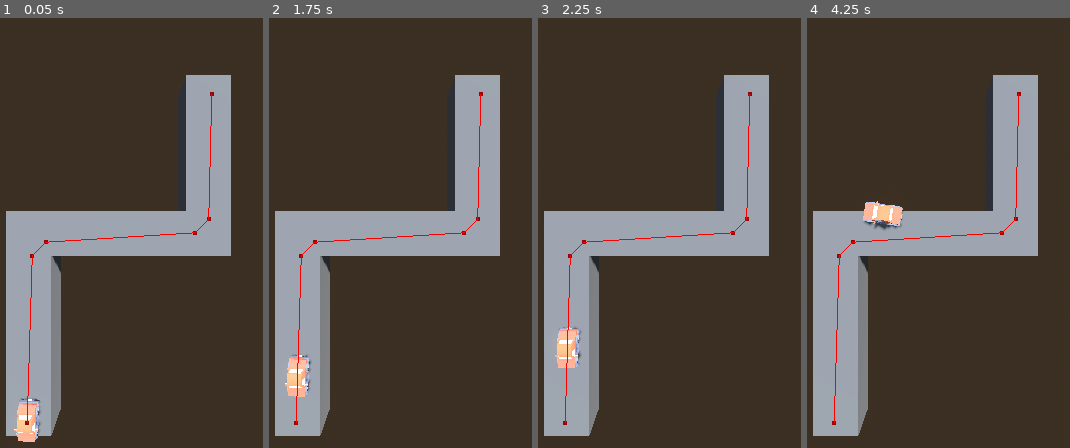
Above: before the commit, frames 1-4 (left to right).
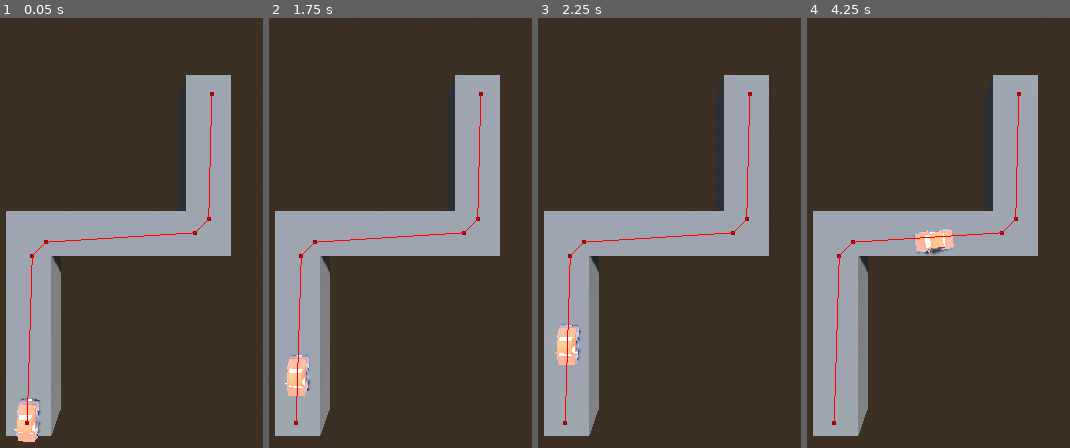
Above: after the commit, the same moments.

Repository: pixlpile/carchaos
Game: Godot game, scene res://scenes/pathfinding.tscn
The game is run twice, just before and just after one commit, with the same random seed, the same clock (stepped at 60 frames per second) and the same inputs. This scene is started directly instead of the project's main scene.
Inputs (mouse positions are in pixels of both pictures, inside the frame that each line leads up to):
- Up to frame 1 (0.05 s): no input
- Up to frame 2 (1.75 s): tap Enter at 0.5 s; move the mouse to (outside the picture) at 0.52 s; click (outside the picture) at 0.6 s; move the mouse to (outside the picture) at 1.27 s; tap 1 (selection_1) at 1.35 s
- Up to frame 3 (2.25 s): move the mouse to (737, 138) at 2.02 s; tap 2 (selection_2) at 2.1 s
- Up to frame 4 (4.25 s): move the mouse to (888, 327) at 2.77 s; click (888, 327) at 2.85 s; move the mouse to (outside the picture) at 3.52 s; tap 1 (selection_1) at 3.6 s

Frame 1 is identical in both runs. In frame 2, 0.1% of the frame differs, in the area x 6-16%, y 78-89%; in frame 3, 0.4%; in frame 4, 1.5%, in the area x 21-56%, y 42-56%.

Commit message:
Make cars turn corners

Diff:
--- a/cars/sedan.tscn
+++ b/cars/sedan.tscn
@@ -21,4 +21,6 @@
 shape = SubResource("BoxShape3D_58m01")
 
 [node name="NavigationAgent3D" type="NavigationAgent3D" parent="." index="6"]
+path_desired_distance = 0.3
+target_desired_distance = 0.3
 debug_enabled = true
--- a/scripts/vehicle.gd
+++ b/scripts/vehicle.gd
@@ -17,10 +17,12 @@
 	if navigation.is_target_reachable() && not navigation.is_navigation_finished():
 		var next_pos = navigation.get_next_path_position()
 		next_pos.y = position.y
+		direction = (next_pos - position).normalized()
 		if (next_pos != current_waypoint):
 			current_waypoint = next_pos
 			look_at(next_pos)
-		direction = (next_pos - position).normalized()
+			var magnitude = linear_velocity.length()
+			linear_velocity = magnitude * direction
 		#linear_velocity = direction
 		apply_force(direction * speed * delta)
 	if not navigation.is_target_reachable():
